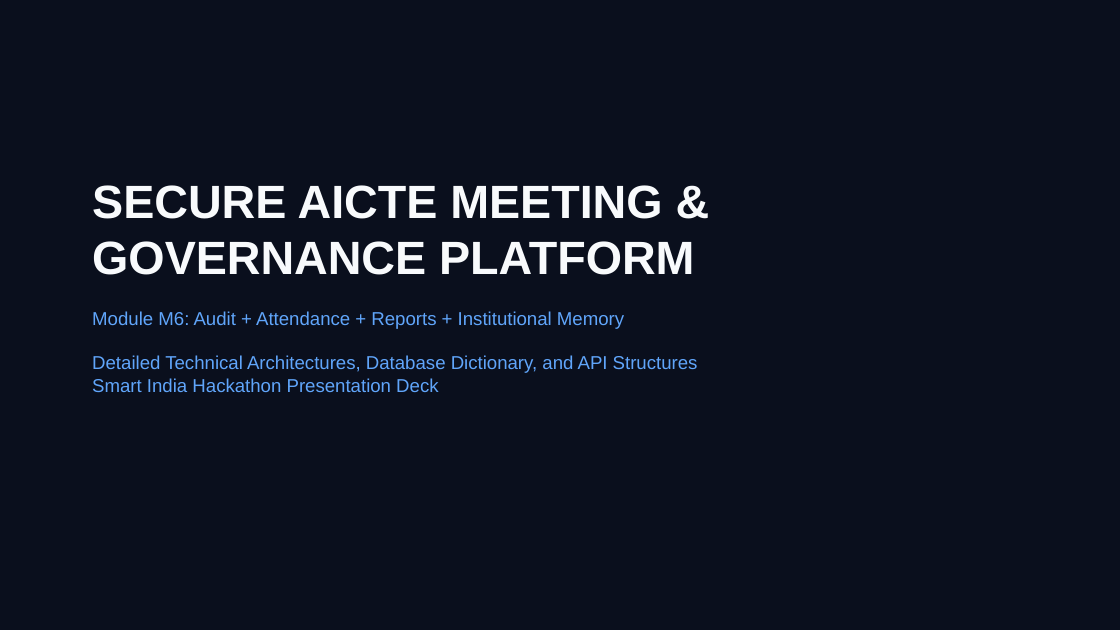
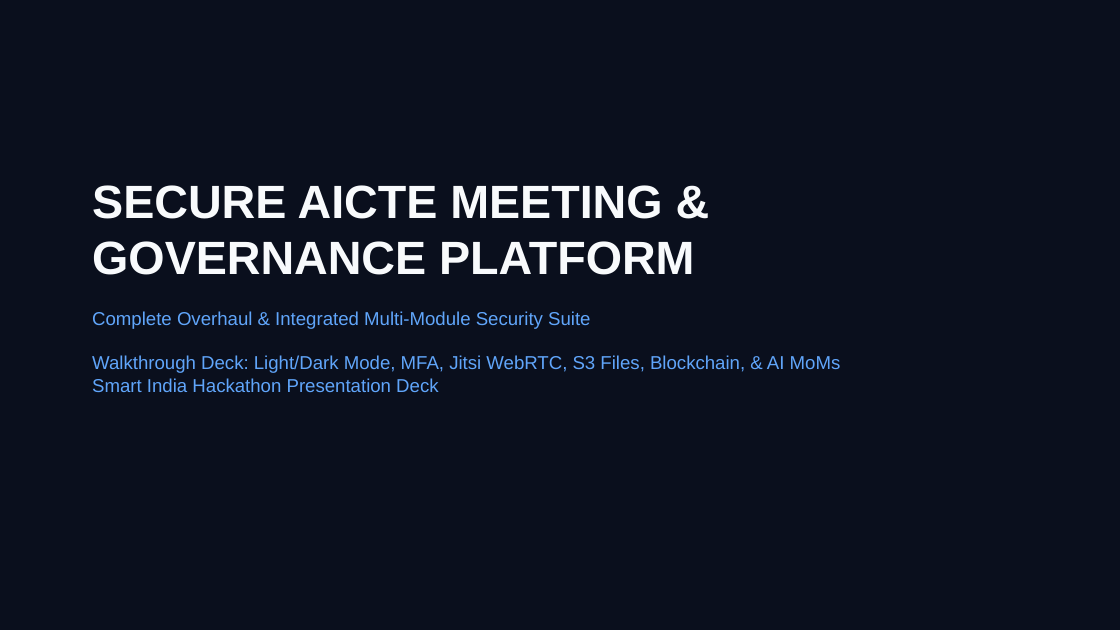
Before and after one commit to malay1197/aicte-m6-governance, a slide deck: slide 1 of AICTE_M6_Presentation_Detailed.pptx. Drawn at 1120x630 pixels with LibreOffice and Linux fonts; fonts in the diff are those of the drawing. Boxes give left, top, right and bottom in pixels: in the first picture for what was removed or moved away, otherwise in the second. Text is boxed around its words. In the diff, an @@ line names an element or a change of style, - is before the commit and + after.

```diff
--- a/AICTE_M6_Presentation_Detailed.pptx
+++ b/AICTE_M6_Presentation_Detailed.pptx
@@ text at (92,311,841,392): text changed @@
-Module M6: Audit + Attendance + Reports + Institutional Memory
-Detailed Technical Architectures, Database Dictionary, and API Structures
-Smart India Hackathon Presentation Deck
+Complete Overhaul & Integrated Multi-Module Security Suite
+Walkthrough Deck: Light/Dark Mode, MFA, Jitsi WebRTC, S3 Files, Blockchain, & AI MoMs
+Smart India Hackathon Presentation Deck
```
Also in this commit, not shown: 2 other slides changed, 7 slides added, 7 slides removed, 1 other file.
